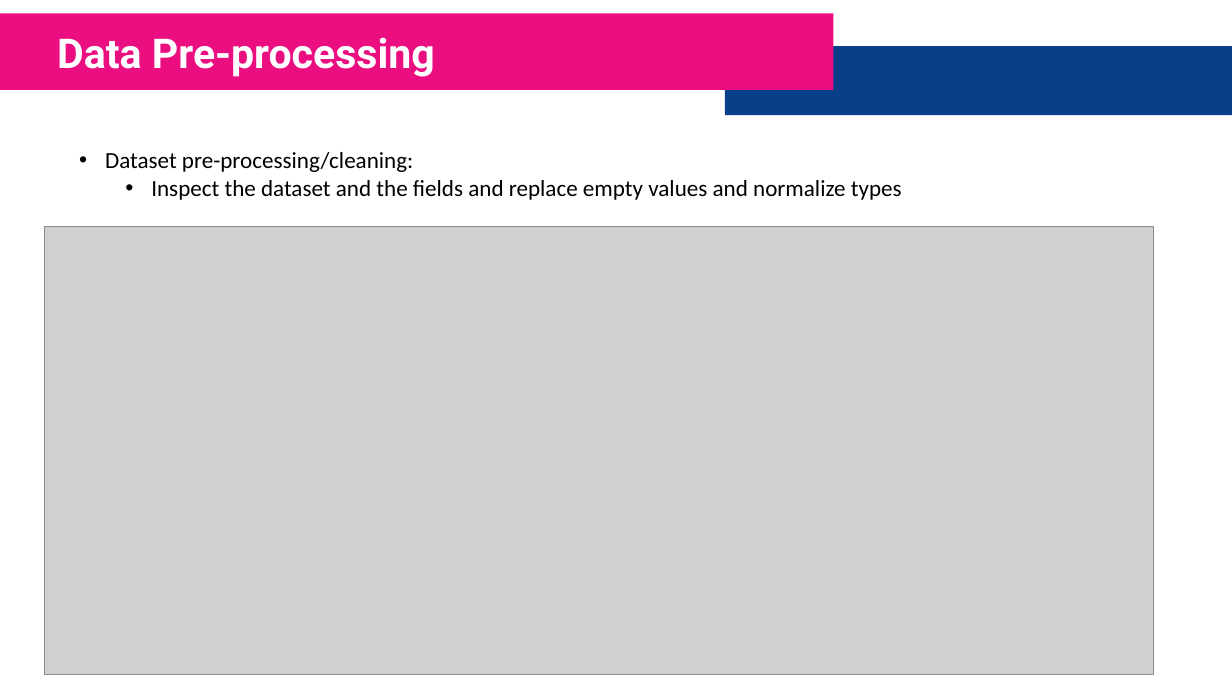
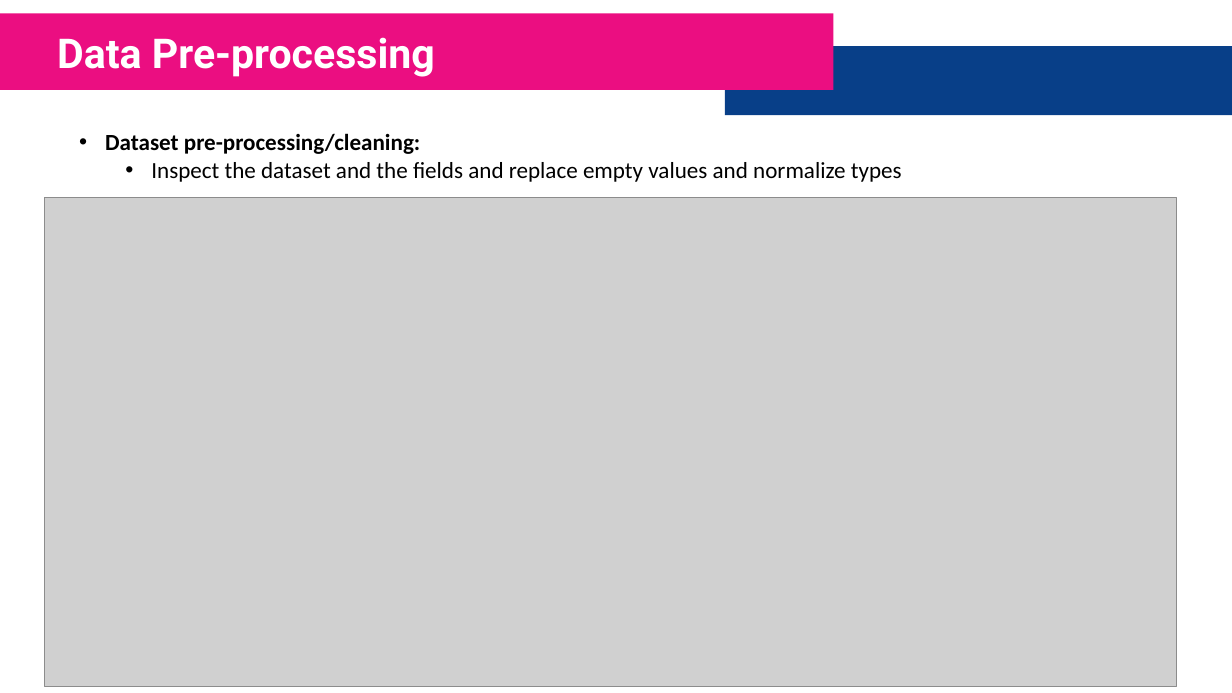
Before and after one commit to FarhadZafari/customer-churn-analysis, a slide deck: slide 5 of Presentation.pptx. Drawn at 1232x693 pixels with LibreOffice and Linux fonts; fonts in the diff are those of the drawing; grey boxes stand for pictures. Boxes give left, top, right and bottom in pixels: in the first picture for what was removed or moved away, otherwise in the second. Text is boxed around its words. In the diff, an @@ line names an element or a change of style, - is before the commit and + after.

```diff
--- a/Presentation.pptx
+++ b/Presentation.pptx
@@ text "Dataset pre-processing/cleaning:": place and size @@
-text "Dataset pre-processing/cleaning:" at (105,152,902,200)
+text "Dataset pre-processing/cleaning:" at (105,133,902,182)
@@ text at (105,133,420,154): bold on in "Dataset pre-processing/cleaning:" @@
@@ picture: place and size @@
-picture at (44,226,1153,675)
+picture at (44,198,1177,687)
```
Also in this commit, not shown: 10 other slides changed, 1 other file.
